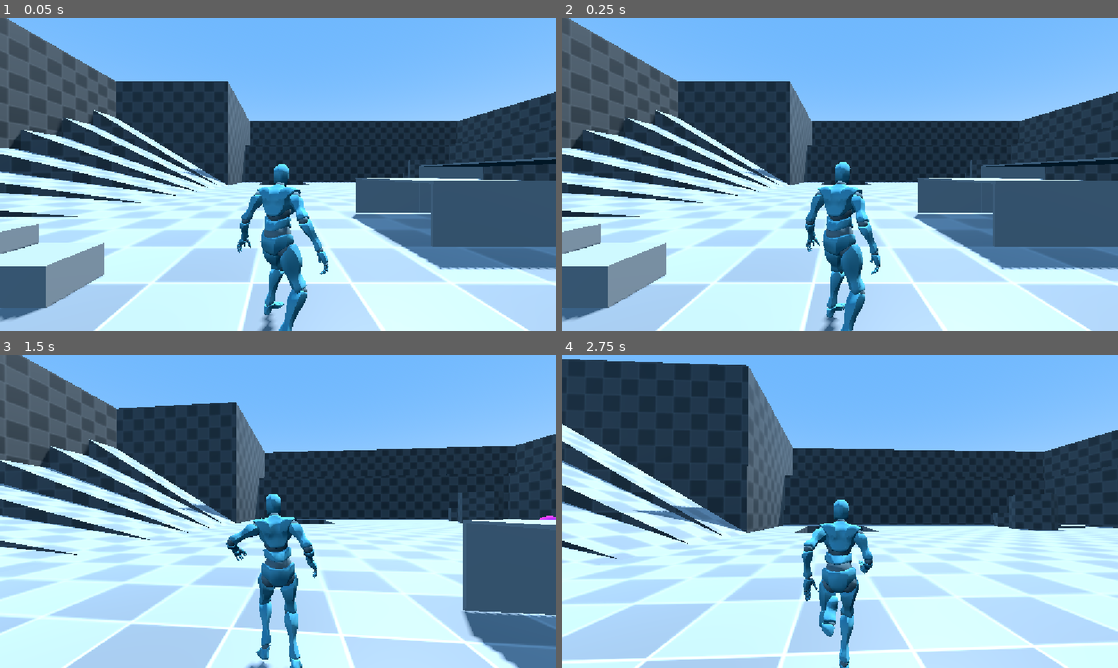
Above: before the commit, frames 1-4 (two rows, left to right).
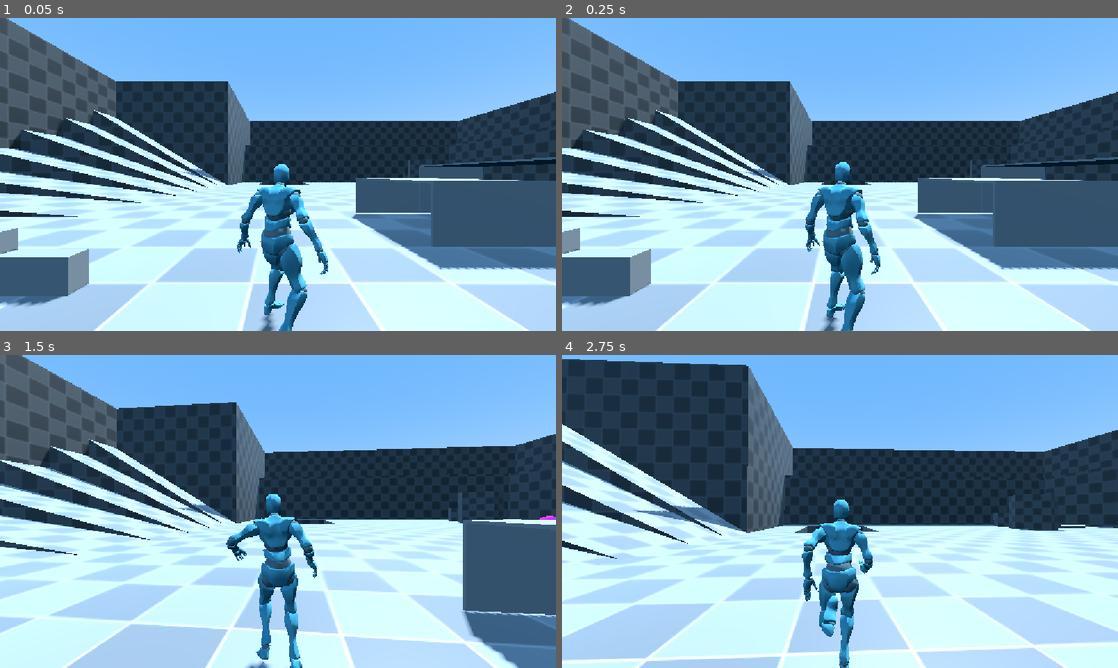
Above: after the commit, the same moments.

Repository: Calipur-Neeson/Tico_Project
Game: Godot game, scene res://Scenes/TestScene.tscn
Two runs of this game, one before a commit and one after it. Both use one fixed random seed, a clock stepped at 60 frames per second and the inputs below.
Inputs (mouse positions are in pixels of both pictures, inside the frame that each line leads up to):
- Up to frame 1 (0.05 s): no input
- Up to frame 2 (0.25 s): no input
- Up to frame 3 (1.5 s): tap Enter at 0.5 s; move the mouse to (305, 511) at 0.52 s; hold Right mouse button (Aim) 0.53-1.28 s; hold W (Move_Forward) from 0.53 s (still down); click (305, 511) at 0.67 s; tap Space (Jump) at 0.77 s; move the mouse to (250, 511) at 1.27 s; tap Ctrl (Crouch) at 1.35 s
- Up to frame 4 (2.75 s): keep holding W (Move_Forward); tap Space (Jump) at 1.52 s; move the mouse to (851, 505) at 2.02 s; tap E (Interact) at 2.1 s

The runs differ from the first frame. In frame 1, 1.8% of the frame differs, in the area x 0-19%, y 65-98%; in frame 2, 1.8%; in frame 3, less than 0.1%; in frame 4, nothing differs.

Commit message:
(~)little change

Diff:
--- a/Scenes/Player.tscn
+++ b/Scenes/Player.tscn
@@ -122,13 +122,7 @@
 [node name="Mesh" parent="." unique_id=817030189 instance=ExtResource("1_bhhdu")]
 transform = Transform3D(-1, 0, -1.509958e-07, 0, 1, 0, 1.509958e-07, 0, -1, 0, -0.86376077, 0)
 
-[node name="LeftArmTarget" type="Node3D" parent="Mesh" unique_id=1156450197]
-transform = Transform3D(1, 0, 0, 0, 1, 0, 0, 0, 1, 0.34318477, 0.82601166, 0.3870807)
-
-[node name="RightArmTarget" type="Node3D" parent="Mesh" unique_id=937716359]
-transform = Transform3D(1, 0, 0, 0, 1, 0, 0, 0, 1, -0.13096386, 0.8250742, 0.42000002)
-
-[node name="Skeleton3D" parent="Mesh" index="2" unique_id=307522006]
+[node name="Skeleton3D" parent="Mesh" index="0" unique_id=307522006]
 bones/0/position = Vector3(0.002294555, 0.9286259, -0.01037536)
 bones/0/rotation = Quaternion(-0.036482364, -0.36709917, -0.013288065, 0.9293711)
 bones/1/rotation = Quaternion(-0.010292281, 0.040697996, -0.0060800808, 0.99909997)
@@ -225,10 +219,16 @@
 settings/0/joints/2/rotation_axis = 3
 settings/0/joints/2/limitation = null
 
-[node name="AnimationPlayer" parent="Mesh" index="3" unique_id=1256023696]
+[node name="AnimationPlayer" parent="Mesh" index="1" unique_id=1256023696]
 libraries/NewLib = SubResource("AnimationLibrary_6xh1p")
 autoplay = &"NewLib/Idle"
 speed_scale = 0.99997115
+
+[node name="LeftArmTarget" type="Node3D" parent="Mesh" unique_id=1156450197]
+transform = Transform3D(1, 0, 0, 0, 1, 0, 0, 0, 1, 0.34318477, 0.82601166, 0.3870807)
+
+[node name="RightArmTarget" type="Node3D" parent="Mesh" unique_id=937716359]
+transform = Transform3D(1, 0, 0, 0, 1, 0, 0, 0, 1, -0.13096386, 0.8250742, 0.42000002)
 
 [node name="SpringArm3D" type="SpringArm3D" parent="." unique_id=1172535245]
 transform = Transform3D(1, 0, 0, 0, 1, 0, 0, 0, 1, 0, 0.531, 0)
@@ -299,6 +299,11 @@
 
 [node name="ObstacleCast" type="RayCast3D" parent="RayDetectors" unique_id=2017354926]
 transform = Transform3D(1, 0, 0, 0, 1, 0, 0, 0, 1, 0, 1.8, -0.6)
+target_position = Vector3(0, -2.14, 0)
+collision_mask = 4
+
+[node name="AssumingLandCast" type="RayCast3D" parent="RayDetectors" unique_id=1015741088]
+transform = Transform3D(1, 0, 0, 0, 1, 0, 0, 0, 1, 0, 1.8, -1.2)
 target_position = Vector3(0, -2.14, 0)
 collision_mask = 4
 
--- a/Scenes/TestScene.tscn
+++ b/Scenes/TestScene.tscn
@@ -37,34 +37,34 @@
 [sub_resource type="BoxShape3D" id="BoxShape3D_61ot5"]
 
 [sub_resource type="BoxMesh" id="BoxMesh_201fe"]
-size = Vector3(1, 0.8, 0.5)
+size = Vector3(1, 0.3, 0.5)
 
 [sub_resource type="BoxShape3D" id="BoxShape3D_xjl2p"]
-size = Vector3(1, 0.8, 0.5)
+size = Vector3(1, 0.3, 0.5)
 
 [sub_resource type="BoxMesh" id="BoxMesh_ytmxh"]
-size = Vector3(1, 0.8, 0.8)
+size = Vector3(1, 0.3, 0.8)
 
 [sub_resource type="BoxShape3D" id="BoxShape3D_hctok"]
-size = Vector3(1, 0.8, 0.8)
+size = Vector3(1, 0.3, 0.8)
 
 [sub_resource type="BoxMesh" id="BoxMesh_t2vuu"]
-size = Vector3(1, 0.8, 1)
+size = Vector3(1, 0.3, 1)
 
 [sub_resource type="BoxShape3D" id="BoxShape3D_lp1f3"]
-size = Vector3(1, 0.8, 1)
+size = Vector3(1, 0.3, 1)
 
 [sub_resource type="BoxMesh" id="BoxMesh_xjl2p"]
-size = Vector3(1, 0.8, 1.2)
+size = Vector3(1, 0.3, 1.2)
 
 [sub_resource type="BoxShape3D" id="BoxShape3D_ytmxh"]
-size = Vector3(1, 0.8, 1.2)
+size = Vector3(1, 0.3, 1.2)
 
 [sub_resource type="BoxMesh" id="BoxMesh_hctok"]
-size = Vector3(1, 0.8, 1.4)
+size = Vector3(1, 0.3, 1.4)
 
 [sub_resource type="BoxShape3D" id="BoxShape3D_t2vuu"]
-size = Vector3(1, 0.8, 1.4)
+size = Vector3(1, 0.3, 1.4)
 
 [node name="Node3D" type="Node3D" unique_id=1930091129]
 
@@ -277,14 +277,23 @@
 transform = Transform3D(1, 0, 0, 0, 1, 0, 0, 0, 1, -11.165739, 0.8771213, 17.013767)
 
 [node name="Skeleton3D" parent="CharacterBody3D/Mesh" parent_id_path=PackedInt32Array(1445218770, 817030189) index="0" unique_id=307522006]
+bones/7/rotation = Quaternion(-0.45383507, -0.5448494, 0.5511389, -0.43979415)
+bones/8/rotation = Quaternion(-0.010451819, -0.0010627186, 0.10115047, 0.99481565)
 bones/13/rotation = Quaternion(-0.08627769, -0.00090557814, 0.031516086, 0.9957721)
 bones/17/rotation = Quaternion(0.1177903, -8.7806946e-08, -0.012070809, 0.9929652)
 bones/21/rotation = Quaternion(0.03689941, -4.8061768e-08, -0.0037813124, 0.9993119)
 bones/25/rotation = Quaternion(0.21421346, -1.3315157e-07, -0.02195199, 0.97654015)
+bones/27/rotation = Quaternion(2.8521122e-06, -3.0577734e-09, 0.0001410514, 1)
+bones/28/rotation = Quaternion(-5.954488e-06, 2.1905608e-09, -0.000367884, 0.99999994)
+bones/31/rotation = Quaternion(0.45383754, -0.54484725, 0.55114, 0.43979272)
+bones/32/rotation = Quaternion(-0.010455412, 0.0010630626, -0.101149395, 0.99481577)
 bones/37/rotation = Quaternion(-0.11756724, -0.010077033, -0.0053378567, 0.99299955)
 bones/41/rotation = Quaternion(0.05927672, -3.1265024e-08, 0.004828812, 0.9982299)
 bones/45/rotation = Quaternion(0.10060928, 4.656916e-08, 0.008195892, 0.99489224)
 bones/49/rotation = Quaternion(0.12311763, 9.480889e-09, 0.010029426, 0.9923414)
+bones/52/rotation = Quaternion(-2.0940528e-21, 0, 1.0394375e-05, 1)
+bones/55/rotation = Quaternion(2.0251724e-05, -0.0063501773, 0.99997544, -0.002969642)
+bones/56/rotation = Quaternion(-0.01811431, 0.00018249365, -0.005920146, 0.9998184)
 
 [node name="AudioStreamPlayer" type="AudioStreamPlayer" parent="." unique_id=1210683253]
 stream = ExtResource("3_8k7wh")
--- a/Scripts/Player.gd
+++ b/Scripts/Player.gd
@@ -34,6 +34,7 @@
 @onready var right_turn_climb_cast: RayCast3D = $RayDetectors/RightTurnClimbCast
 @onready var left_turn_climb_cast: RayCast3D = $RayDetectors/LeftTurnClimbCast
 @onready var obstacle_cast: RayCast3D = $RayDetectors/ObstacleCast
+@onready var assuming_land_cast: RayCast3D = $RayDetectors/AssumingLandCast
 
 
 #Hand Pivot
